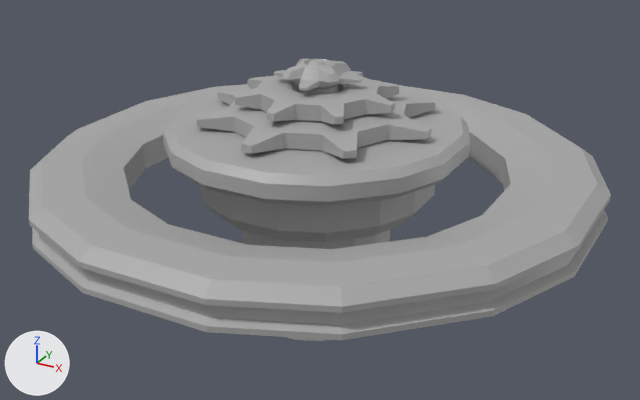
What one commit did to the FBX model Assets/Assety_Alpha/kruhy/base_kolo.fbx.
Camera for both pictures: a 50 mm camera at (-2.646, 0.22, 1.39) aimed at (-4.288, 3.205, -0.103). Every picture has the same lights, and +X, +Y and +Z are marked at lower left. Where no turn or scale is listed for an object, it has been applied to the vertices.

The scene before the commit, as lines of its bpy script (objects in view):
```python
me_mesh_001 = bpy.data.meshes.new('Mesh.001')
me_mesh_001.from_pydata(...)  # 193 vertices, 192 faces; spans x -0.343..0.012, y 0.084..0.439, z -0.178..0.273
me_mesh_001.materials.append(mat_standardsurface1)  # grey #aaaaaa
me_mesh_002 = bpy.data.meshes.new('Mesh.002')
me_mesh_002.from_pydata(...)  # 160 vertices, 160 faces; spans x -0.335..0.335, y -0.332..0.338, z -0.038..0.038
me_mesh_002.materials.append(mat_standardsurface1)  # grey #aaaaaa
me_mesh_003 = bpy.data.meshes.new('Mesh.003')
me_mesh_003.from_pydata(...)  # 160 vertices, 160 faces; spans x -0.491..0.491, y -0.487..0.495, z -0.038..0.038
me_mesh_003.materials.append(mat_standardsurface1)  # grey #aaaaaa
ob_pcylinder554 = bpy.data.objects.new('pCylinder554', me_mesh_001)
ob_pcylinder554.location = (-4.14, 2.953, 0.214)
ob_pcylinder630 = bpy.data.objects.new('pCylinder630', me_mesh_002)
ob_pcylinder630.location = (-4.302, 3.211, 0.352)
ob_pcylinder631 = bpy.data.objects.new('pCylinder631', me_mesh_003)
ob_pcylinder631.location = (-4.302, 3.211, 0.275)
# also in view: 'pCylinder541' at (-4.308, 3.215, -0.183)
```
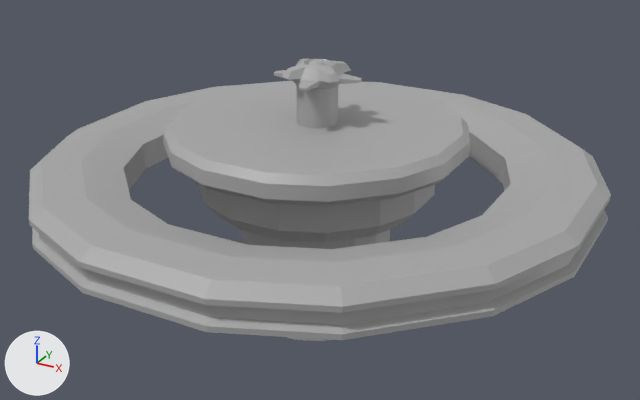
Changed parts and their boxes [x1, y1, x2, y2] in the pictures (640 x 400 px):
'pCylinder631', deleted: before [195, 80, 435, 159]
'pCylinder630', deleted: before [234, 71, 399, 124]

What changed in the scene script:
```text
Remove ob_pcylinder630:
    ob_pcylinder630 = bpy.data.objects.new('pCylinder630', me_mesh_002)
    ob_pcylinder630.location = (-4.302, 3.211, 0.352)
Remove ob_pcylinder631:
    ob_pcylinder631 = bpy.data.objects.new('pCylinder631', me_mesh_003)
    ob_pcylinder631.location = (-4.302, 3.211, 0.275)
```
